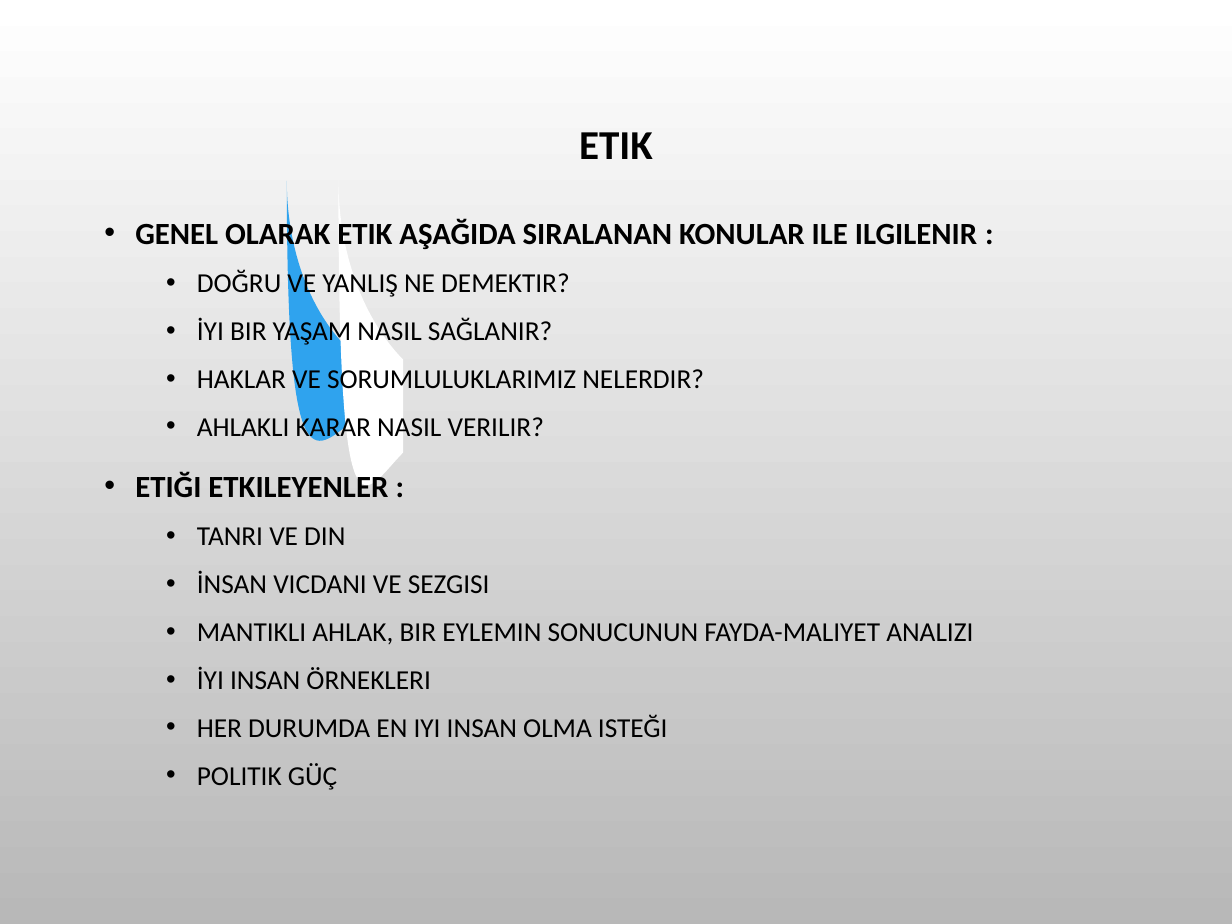
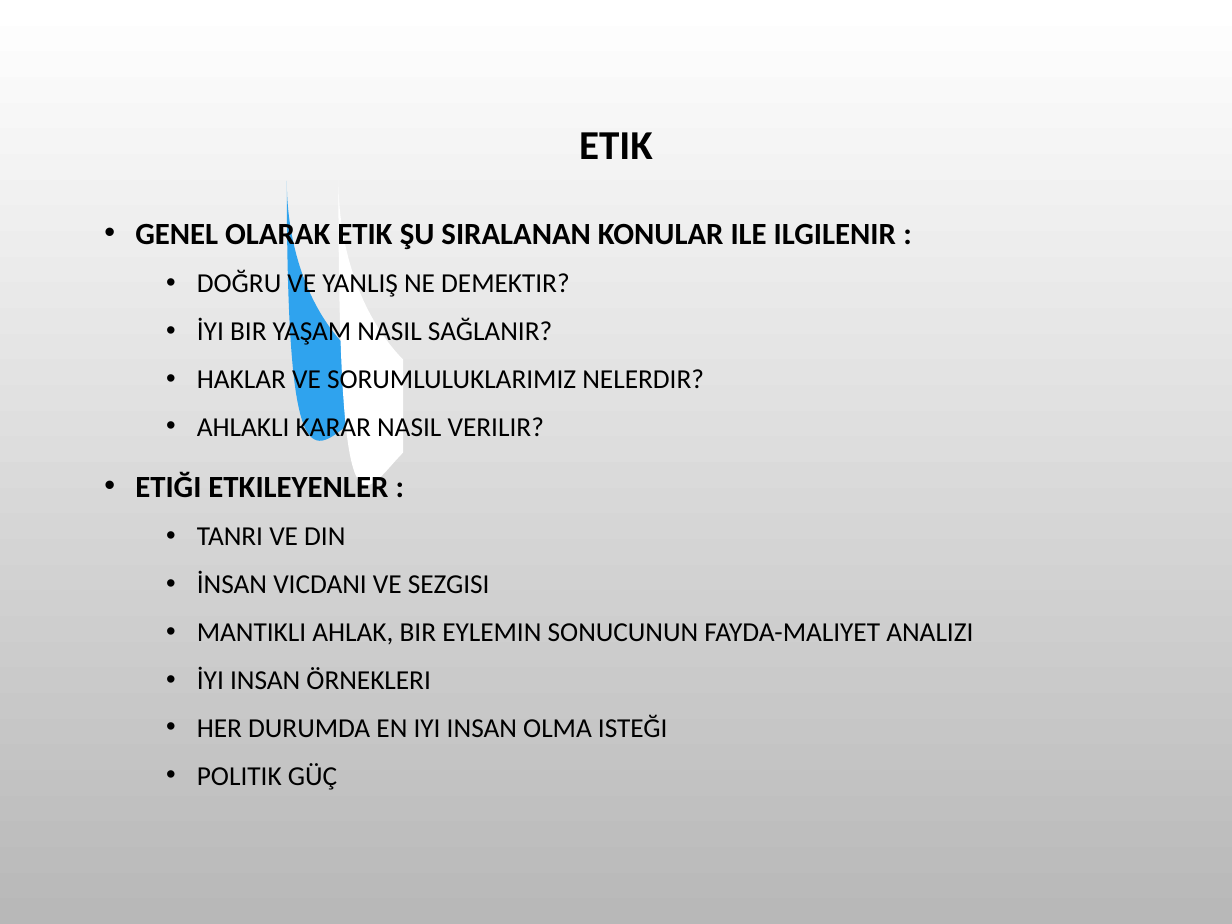
Before and after one commit to SevdanurGENC/20-21-Lecture-Notes, a slide deck: slide 9 of MeslekEtigi/2. Bolum - Meslek Etigi - Ahlak ve Etik.ppt (slide 5 before the commit). Drawn at 1232x924 pixels with LibreOffice and Linux fonts; fonts in the diff are those of the drawing; background and template pictures are left out. Boxes give left, top, right and bottom in pixels: in the first picture for what was removed or moved away, otherwise in the second. Text is boxed around its words. In the diff, an @@ line names an element or a change of style, - is before the commit and + after.

```diff
--- a/MeslekEtigi/2. Bolum - Meslek Etigi - Ahlak ve Etik.ppt
+++ b/MeslekEtigi/2. Bolum - Meslek Etigi - Ahlak ve Etik.ppt
@@ text at box(135, 218, 896, 252): text changed @@
-• GENEL OLARAK ETIK AŞAĞIDA SIRALANAN KONULAR ILE ILGILENIR :
+• GENEL OLARAK ETIK ŞU SIRALANAN KONULAR ILE ILGILENIR :
```
Also in this commit, not shown: 2 other slides changed, 5 slides added, 20 other files.
